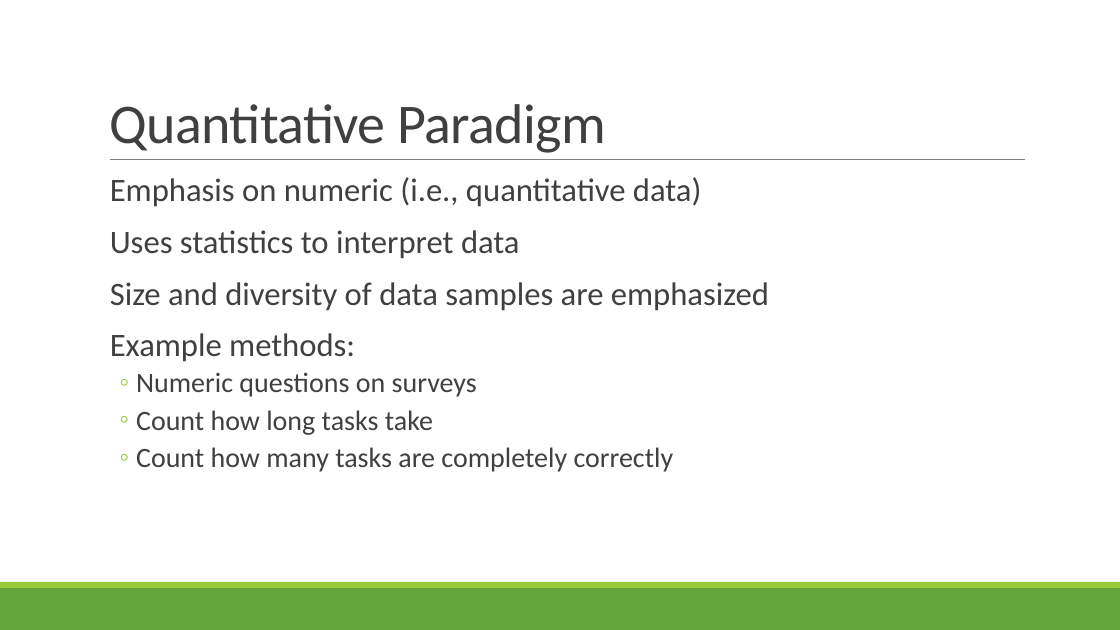
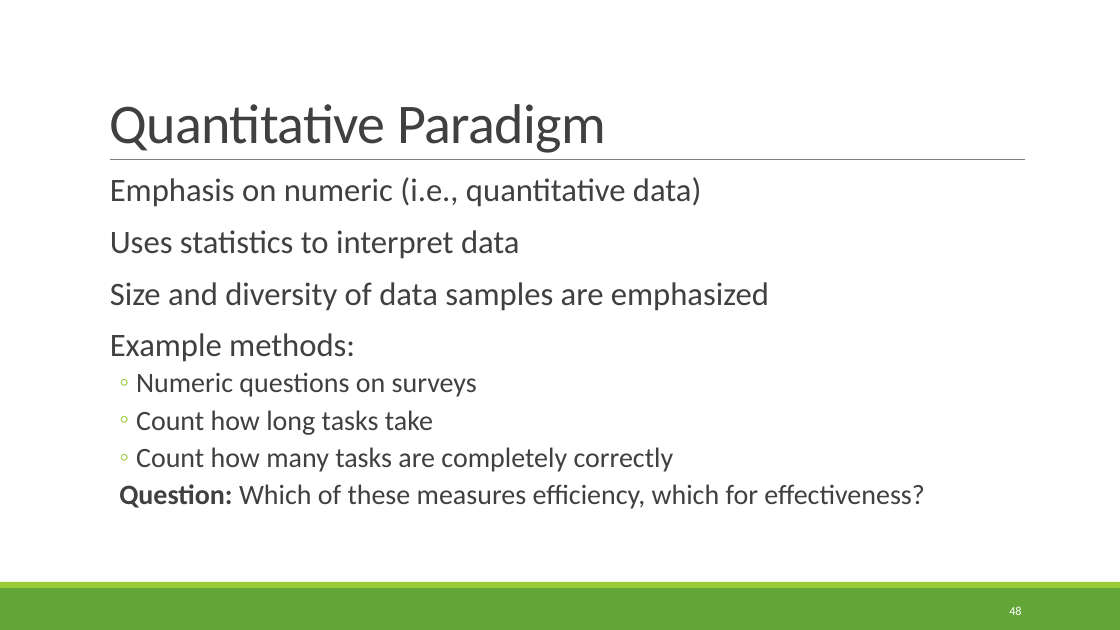
Before and after one commit to rbohrer/pl-course, a slide deck: slide 48 of LectureSlides/08Design1.pptx (slide 45 before the commit). Drawn at 1120x630 pixels with LibreOffice and Linux fonts; fonts in the diff are those of the drawing. Boxes give left, top, right and bottom in pixels: in the first picture for what was removed or moved away, otherwise in the second. Text is boxed around its words. In the diff, an @@ line names an element or a change of style, - is before the commit and + after.

```diff
--- a/LectureSlides/08Design1.pptx
+++ b/LectureSlides/08Design1.pptx
@@ text at (119, 484, 924, 509): paragraph added @@
+  Question: Which of these measures efficiency, which for effectiveness?
@@ page number added at (1009, 606, 1021, 615), 10.5 pt, text #FFFFFF @@
+48
```
Also in this commit, not shown: 56 other slides changed, 3 slides added.
